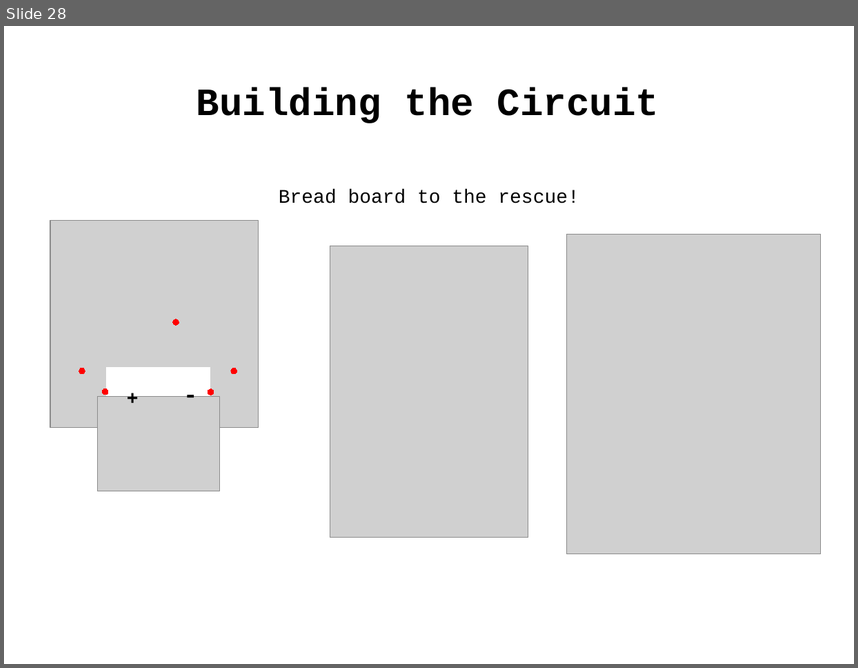
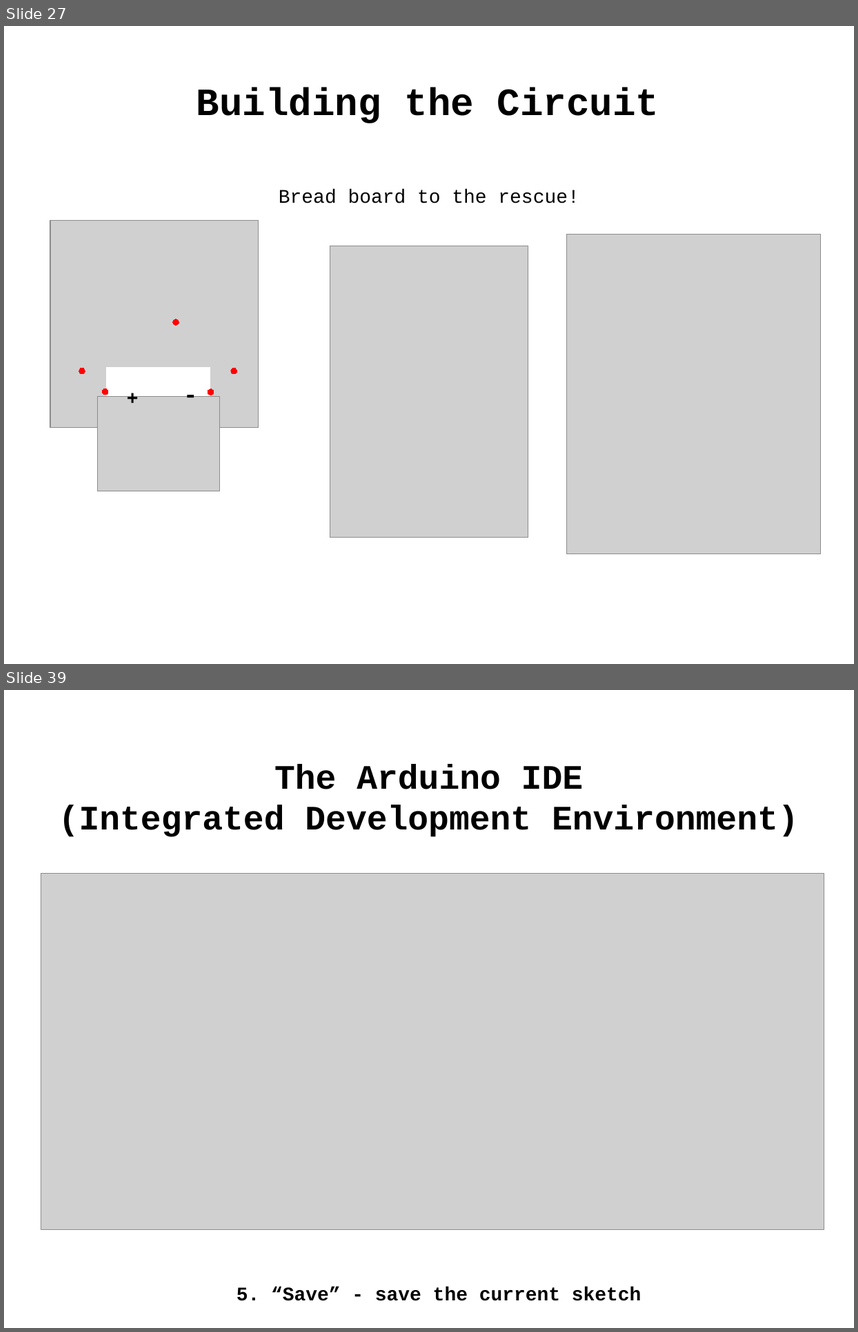
Before and after one commit to lovelandcreatorspace/presentations, a slide deck: arduino/101/raw/arduino101_slides.odp. Shown one above the other, each under a label of ours: slide 28 before the commit, slides 27 and 39 after it; the slides between them are not shown. The pictures are 858x668 and 858x1332 pixels, drawn with LibreOffice and Linux fonts; fonts in the diff are those of the drawing; grey boxes stand for pictures. Boxes give left, top, right and bottom in pixels: in the first picture for what was removed or moved away, otherwise in the second. Text is boxed around its words. In the diff, an @@ line names an element or a change of style, - is before the commit and + after.

```diff
--- a/arduino/101/raw/arduino101_slides.odp
+++ b/arduino/101/raw/arduino101_slides.odp
@@ slide 39 added at bbox=[4, 690, 854, 1328], background #FFFFFF @@
@@ text added at bbox=[59, 764, 799, 837], 32 pt, text #000000, bold @@
+The Arduino IDE
+(Integrated Development Environment)
@@ picture added at bbox=[41, 873, 824, 1229] @@
@@ text added at bbox=[237, 1286, 642, 1301], 18 pt, text #000000, bold @@
+5. “Save” - save the current sketch
@@ what was slide 28 is now slide 27 @@
```
Also in this commit, not shown: 5 slides changed, 11 other slides added, 1 slide removed, 1 other file.
